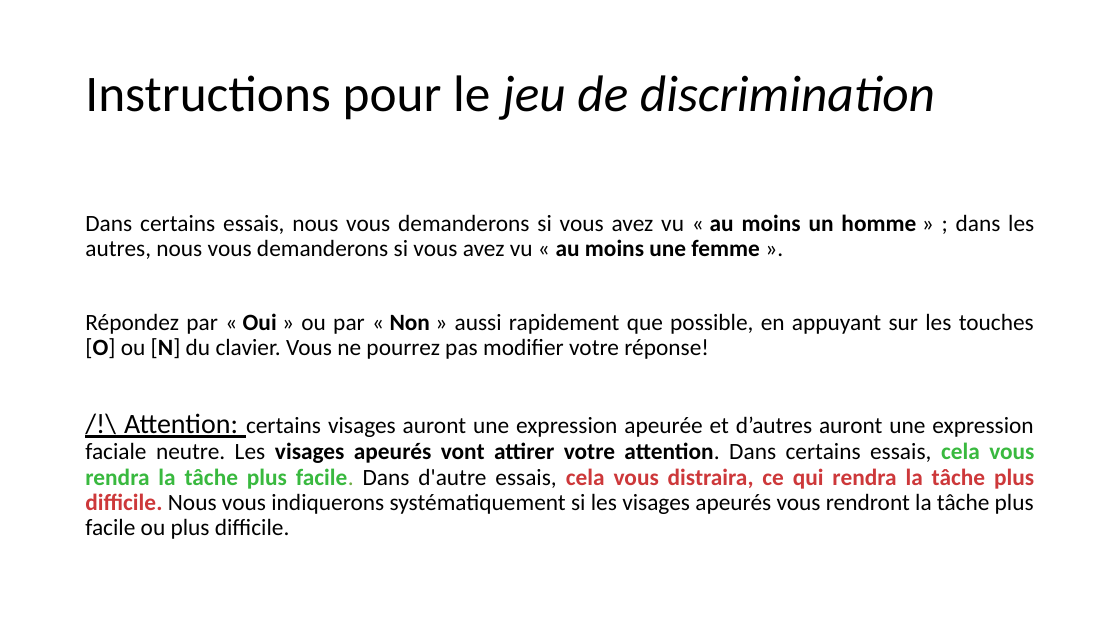
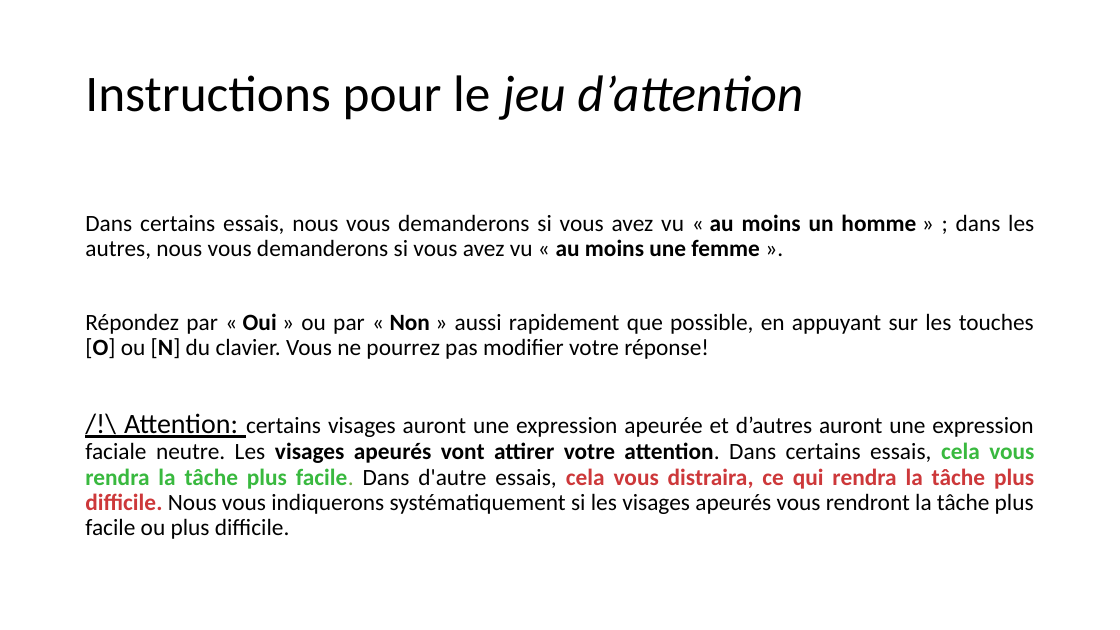
Before and after one commit to MBB-team/Online_Testing, a slide deck: slide 4 of src/Emotion_Regulation_JS/instructions/instructionsDiapo.pptx. Drawn at 1120x630 pixels with LibreOffice and Linux fonts; fonts in the diff are those of the drawing. Boxes give left, top, right and bottom in pixels: in the first picture for what was removed or moved away, otherwise in the second. Text is boxed around its words. In the diff, an @@ line names an element or a change of style, - is before the commit and + after.

Commit message:
updated instructions

```diff
--- a/src/Emotion_Regulation_JS/instructions/instructionsDiapo.pptx
+++ b/src/Emotion_Regulation_JS/instructions/instructionsDiapo.pptx
@@ title at (85,75,803,120): text changed; italic off @@
-Instructions pour le jeu de discrimination
+Instructions pour le jeu d’attention
```
Also in this commit, not shown: 3 other slides changed, 4 other files.
